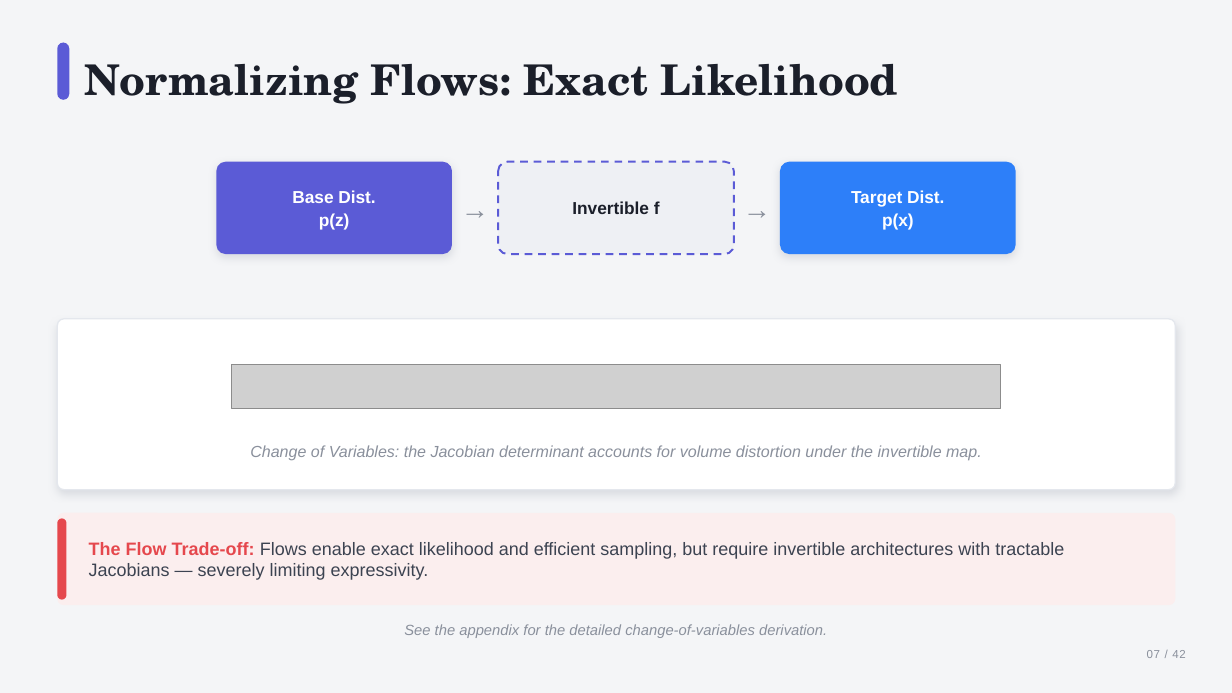
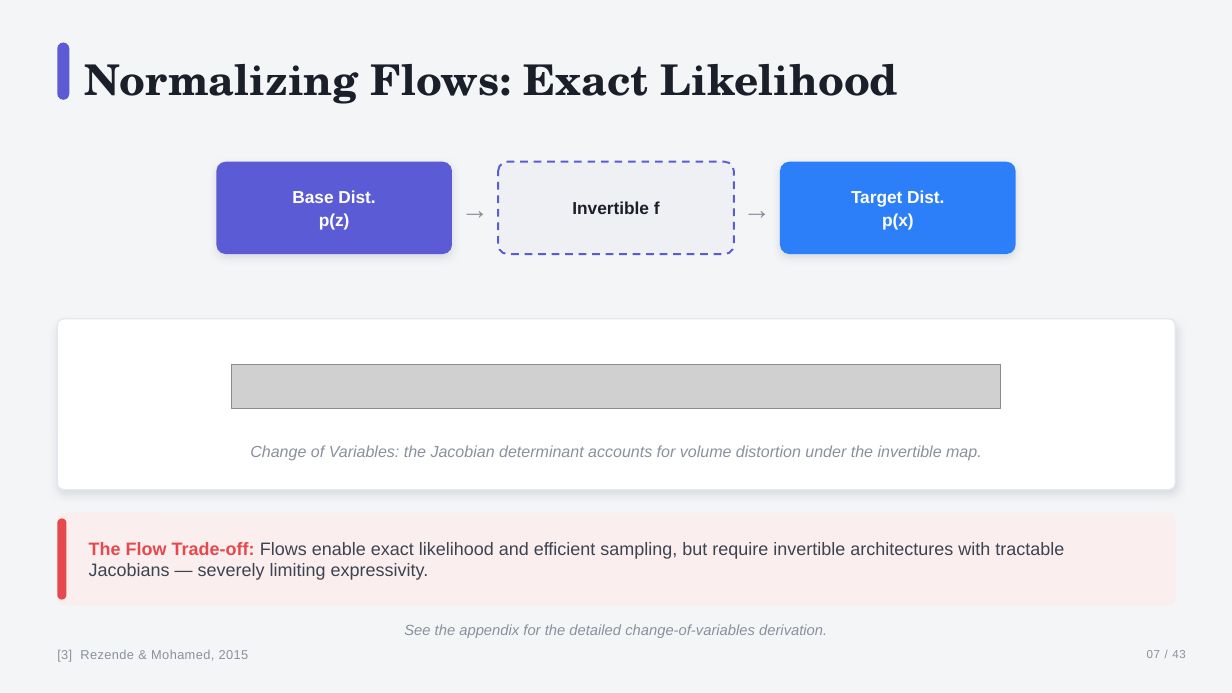
Before and after one commit to sudarshan1994/sudarshan1994.github.io, a slide deck: slide 7 of diffusion/diffusion_models_polished.pptx. Drawn at 1232x693 pixels with LibreOffice and Linux fonts; fonts in the diff are those of the drawing; grey boxes stand for pictures. Boxes give left, top, right and bottom in pixels: in the first picture for what was removed or moved away, otherwise in the second. Text is boxed around its words. In the diff, an @@ line names an element or a change of style, - is before the commit and + after.

```diff
--- a/diffusion/diffusion_models_polished.pptx
+++ b/diffusion/diffusion_models_polished.pptx
@@ text added at [57, 650, 249, 662], 10 pt, text #8A909C @@
+[3] Rezende & Mohamed, 2015
```
Also in this commit, not shown: 33 other slides changed, 1 slide added, 3 other files.
